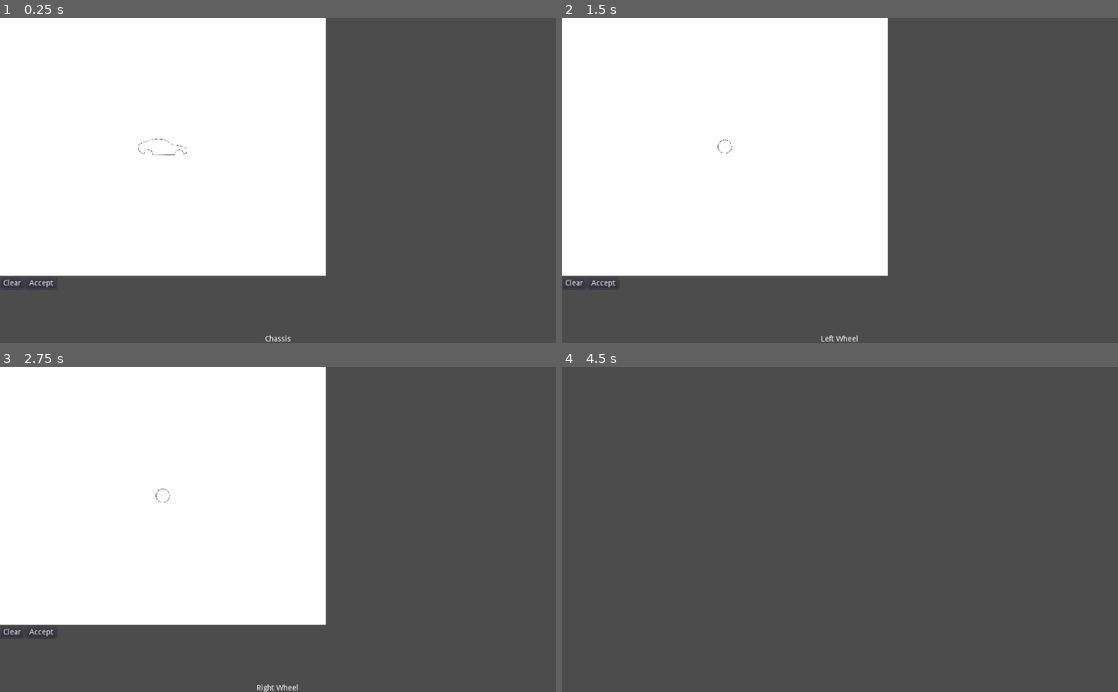
Above: before the commit, frames 1-4 (two rows, left to right).
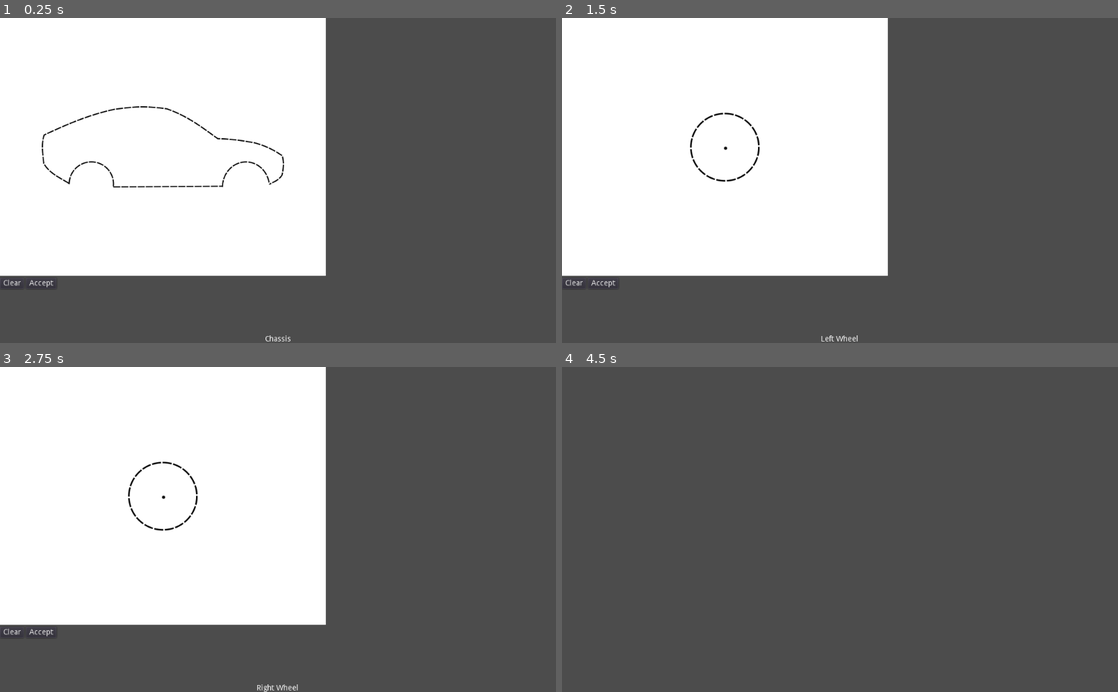
Above: after the commit, the same moments.

Repository: uspgamedev/Blueprint-Blast
Game: Godot game, scene res://canvas/Editor.tscn
The game is run twice, just before and just after one commit, with the same random seed, the same clock (stepped at 60 frames per second) and the same inputs.
Inputs (mouse positions are in pixels of both pictures, inside the frame that each line leads up to):
- Up to frame 1 (0.25 s): no input
- Up to frame 2 (1.5 s): click "Accept" at 0.5 s; click "Accept" at 1.25 s
- Up to frame 3 (2.75 s): click "Accept" at 2 s
- Up to frame 4 (4.5 s): click "Clear" at 2.75 s; tap Enter at 3.5 s; move the mouse to (962, 513) at 3.52 s; press the mouse at (962, 513) at 3.53 s; hold Right (ui_right) 3.53-4.28 s; tap Space (shoot) at 4.25 s; move the mouse to (728, 545) at 4.27 s; release the mouse at (728, 545) at 4.28 s; hold A (reverse) from 4.28 s (still down); tap S (rotate_clockwise) at 4.35 s

The runs differ from the first frame. In frame 1, 0.6% of the frame differs, in the area x 7-52%, y 27-53%; in frame 2, 0.3%; in frame 3, 0.3%; in frame 4, nothing differs.

Commit message:
Proper scale on chassis and wheel images

Diff:
--- a/project/CarMaker.gd
+++ b/project/CarMaker.gd
@@ -1,9 +1,9 @@
 extends Node
 
-enum States {CHASSIS, CHASSIS_DECO, LEFT_WHEEL, RIGHT_WHEEL, PROJECTILE, DONE}
+enum States {CHASSIS, CHASSIS_DECO, LEFT_WHEEL, RIGHT_WHEEL, CANNON, PROJECTILE, DONE}
 
-const STATES_NAME = ["Chassis", "Chassis Decoration", "Left Wheel", "Right Wheel", "Projectile", "Done"]
-const STATES_IMAGES = ["res://assets/carro.png", "res://assets/carro.png", "res://assets/roda.png", "res://assets/roda.png", "res://assets/roda.png"]
+const STATES_NAME = ["Chassis", "Chassis Decoration", "Left Wheel", "Right Wheel", "Cannon", "Projectile", "Done"]
+const STATES_IMAGES = ["res://assets/carro.png", "res://assets/carro.png", "res://assets/roda.png", "res://assets/roda.png", "res://assets/canhao.png", "res://assets/bala.png"]
 
 var convex_hull : PoolVector2Array
 var left_wheel_hull : PoolVector2Array
--- a/project/canvas/DecorationEditor.gd
+++ b/project/canvas/DecorationEditor.gd
@@ -1,7 +1,7 @@
 extends Control
 
 onready var canvas = $VBoxContainer/HBoxContainer2/DecorationCanvas
-var scale = 0.2
+var scale = 1
 
 func _ready():
 	$Label.text = CarMaker.STATES_NAME[CarMaker.state]
--- a/project/canvas/Editor.gd
+++ b/project/canvas/Editor.gd
@@ -1,7 +1,7 @@
 extends Control
 
 onready var canvas = $VBoxContainer/Canvas
-var scale = 0.2
+var scale = 1
 
 func _ready():
 	$Label.text = CarMaker.STATES_NAME[CarMaker.state]
